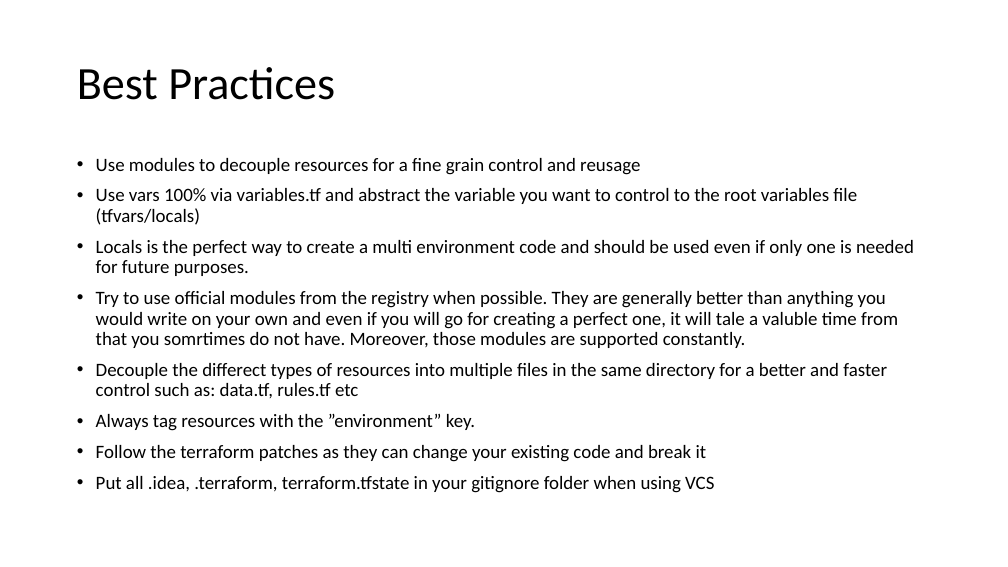
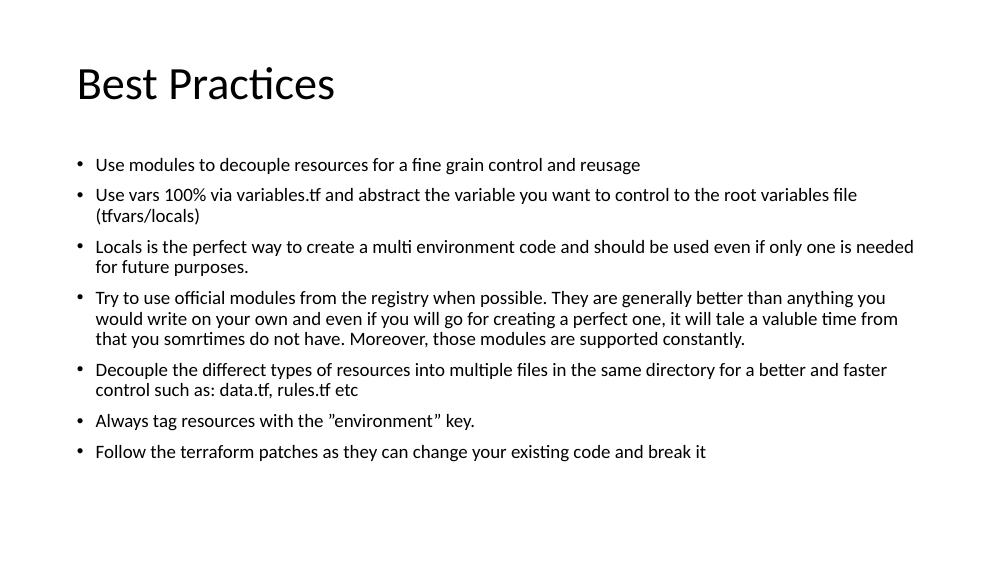
Before and after one commit to JohnMops/tf-demo, a slide deck: slide 20 of tf-demo-presentation.pptx (slide 21 before the commit). Drawn at 1008x567 pixels with LibreOffice and Linux fonts; fonts in the diff are those of the drawing. Boxes give left, top, right and bottom in pixels: in the first picture for what was removed or moved away, otherwise in the second. Text is boxed around its words. In the diff, an @@ line names an element or a change of style, - is before the commit and + after.

```diff
--- a/tf-demo-presentation.pptx
+++ b/tf-demo-presentation.pptx
@@ text at [96, 476, 714, 493]: paragraph removed @@
-• Put all .idea, .terraform, terraform.tfstate in your gitignore folder when using VCS
```
Also in this commit, not shown: 4 other slides changed, 1 slide removed, 11 other files.
